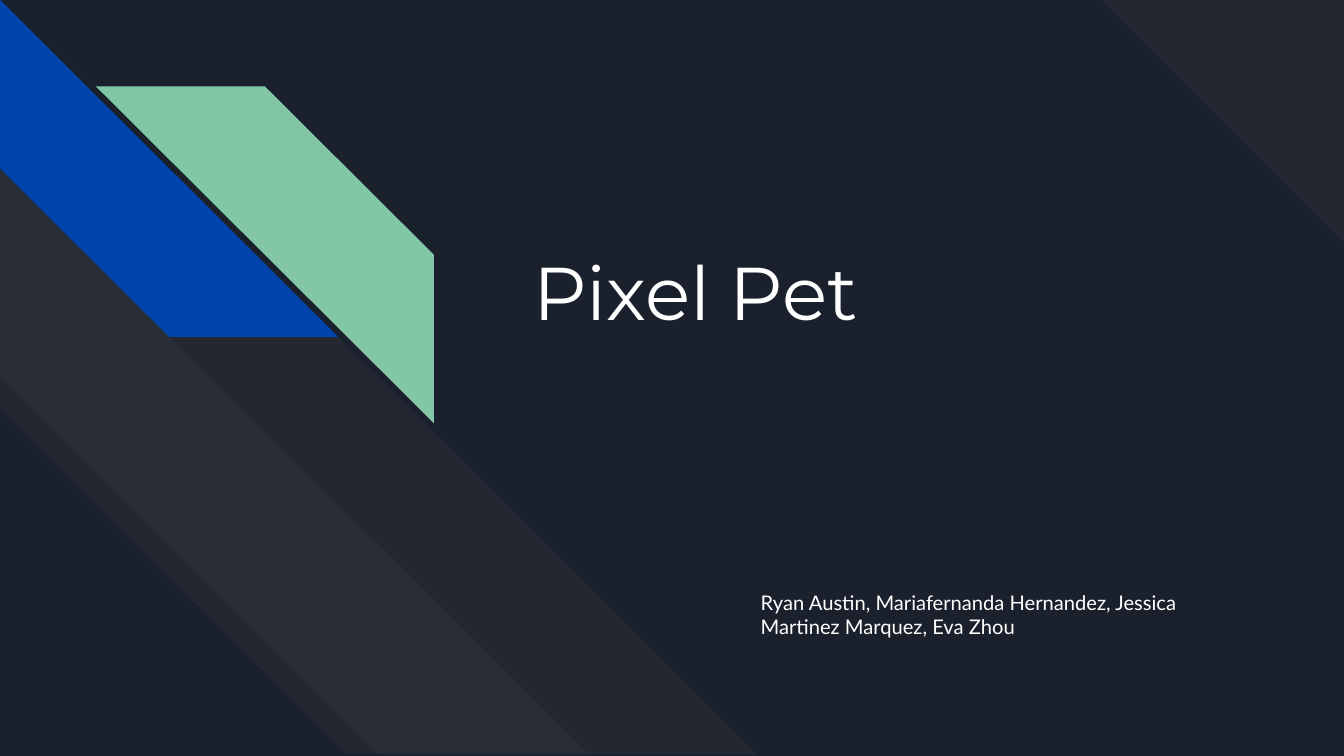
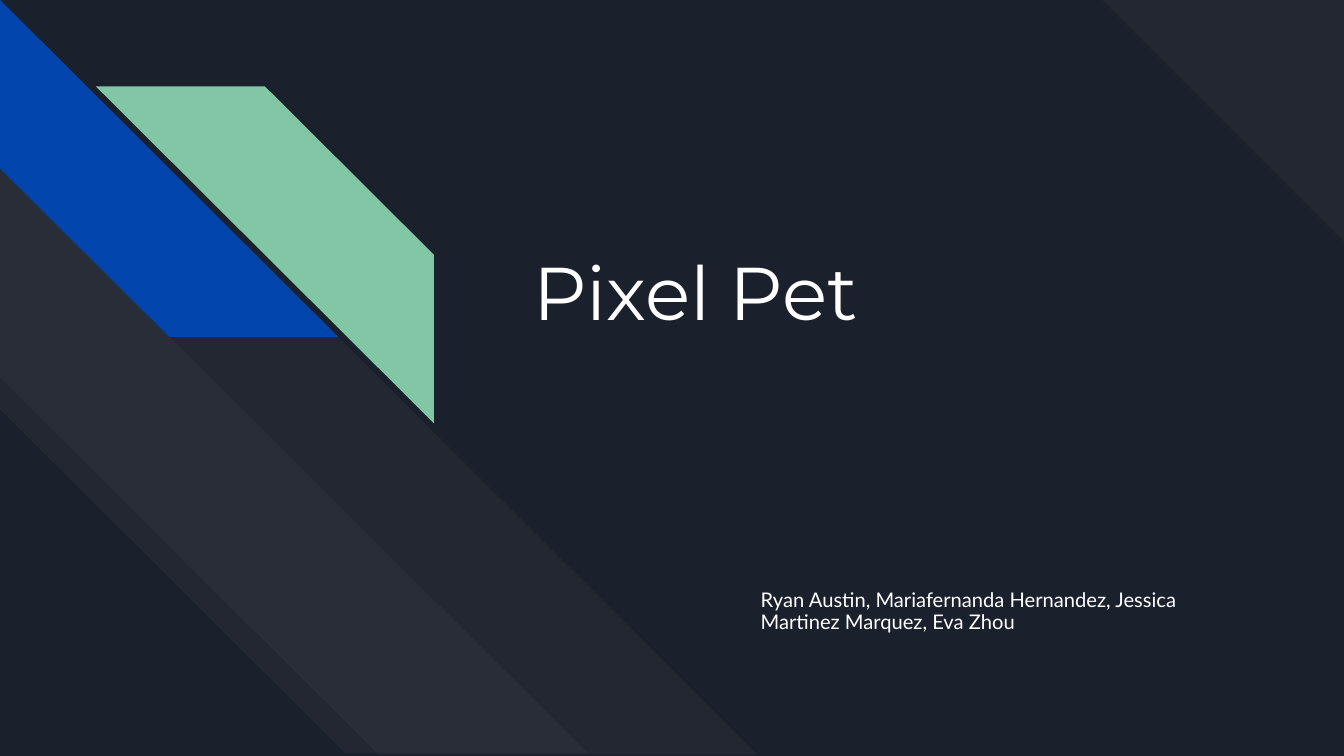
Before and after one commit to evazcy0223/merj, a slide deck: slide 1 of Documentation/ProjectArchitecture-Final.pptx. Drawn at 1344x756 pixels with LibreOffice and Linux fonts; fonts in the diff are those of the drawing. Boxes give left, top, right and bottom in pixels: in the first picture for what was removed or moved away, otherwise in the second. Text is boxed around its words. In the diff, an @@ line names an element or a change of style, - is before the commit and + after.

```diff
--- a/Documentation/ProjectArchitecture-Final.pptx
+++ b/Documentation/ProjectArchitecture-Final.pptx
@@ subtitle "Ryan Austin, Mariafernanda Hernandez, Jessica ..." at bbox=[761, 592, 1176, 633]: line spacing 1 to 0.9 @@
```
Also in this commit, not shown: 3 other slides changed.
